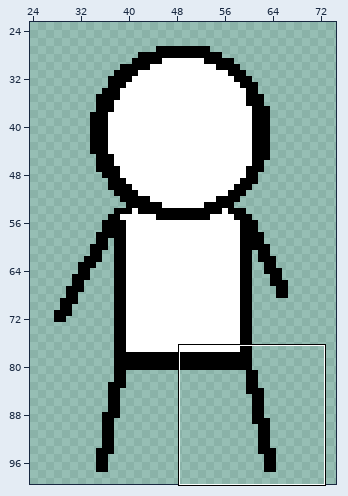
A pixel-art file gets an edit: Assets/Tileset/playerForward.aseprite. The picture above shows the old version from afar; the outline marks the close-up.
Close-up. Earlier state:
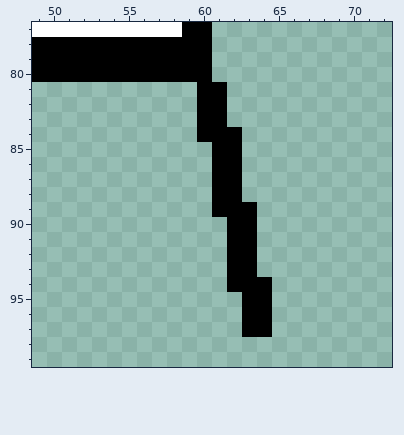
100x100 pixels, 1 frame. Shown: x 49..72, y 77..99. The wide view leaves out empty margins. The commit also changed other parts of the picture, which this record leaves out.
The same view after the edit:
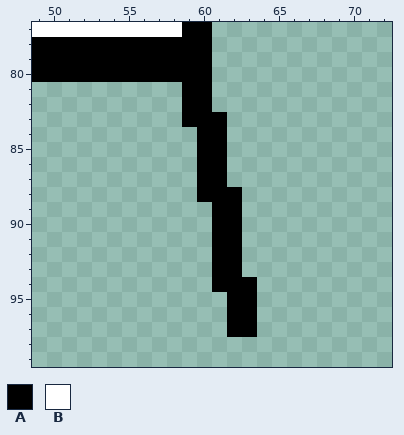
Palette (. is transparent): A #000000  B #ffffff
Changes in this commit:
y 81..82: x 59 . -> A; x 61 A -> .
y 83: x 59 . -> A
y 84: x 62 A -> .
y 85..87: x 60 . -> A; x 62 A -> .
y 88: x 60 . -> A
y 89: x 63 A -> .
y 90..93: x 61 . -> A; x 63 A -> .
y 94: x 61 . -> A; x 64 A -> .
y 95..97: x 62 . -> A; x 64 A -> .
